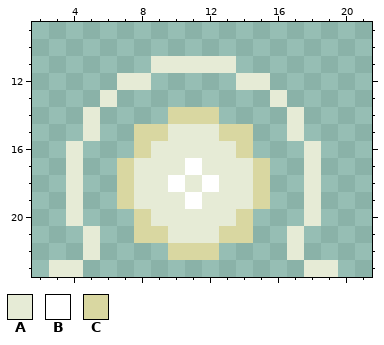
One commit to this pixel-art sprite: explosion/party2.png. Above, as it was before the edit.
The file is 96x96 pixels, drawn in blocks of 4x4; one block is one cell here. Shown: x 2..21, y 9..23.
Palette (. is transparent): A #e6ebd6  B #ffffff  C #d9d7a1
Pixels before, first column x 3:
11 ......AAAAA......
12 ....AA.....AA....
13 ...A.........A...
14 ..A....CCC....A..
15 ..A..CCAAACC..A..
16 .A...CAAAAAC...A.
17 .A..CAAABAAAC..A.
18 .A..CAABABAAC..A.
19 .A..CAAABAAAC..A.
20 .A...CAAAAAC...A.
21 ..A..CCAAACC..A..
22 ..A....CCC....A..
23 AA.............AA
Now the later version:
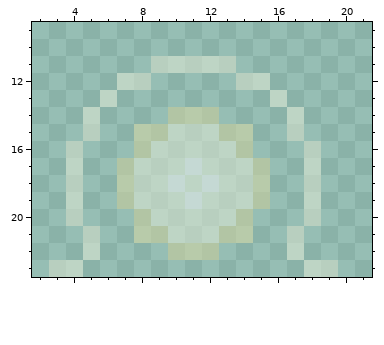
Commit: updated partyExplosionImg, commented commented
Difference:
Colour A changes from #e6ebd6 to #e5ebd580.
Colour B changes from #ffffff to #ffffff80.
Colour C changes from #d9d7a1 to #d9d7a180.
Where, in picture pixels (left, top, right, bottom), the same in both pictures:
changed: (49, 56, 338, 277)
